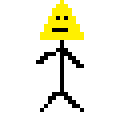
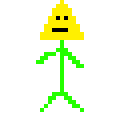
Layer changes from the first w=128, h=128 image to the second:
painted on "Camada 1 copiar" over [36, 40, 84, 112]
